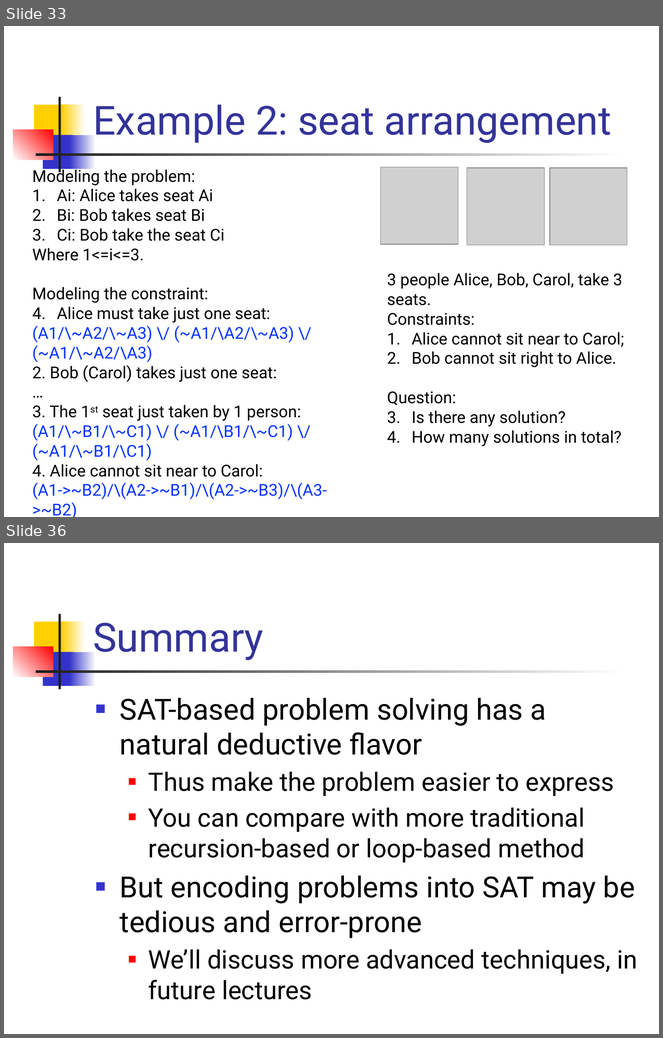
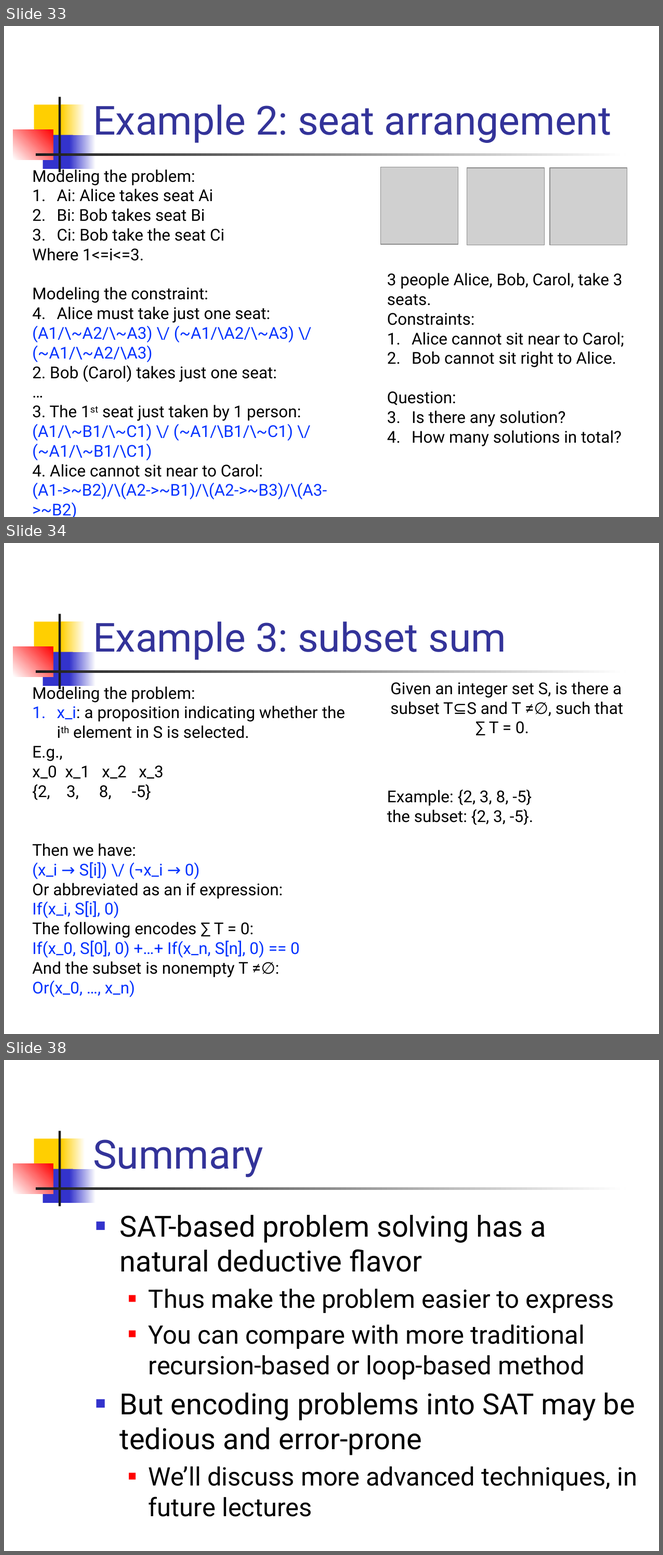
Before and after one commit to csslab-ustc/csslab-ustc.github.io, a slide deck: courses/theory/slides/lec07-sat.pptx. Shown one above the other, each under a label of ours: slides 33 and 36 before the commit, slides 33, 34 and 38 after it; the slides between them are not shown. The pictures are 663x1038 and 663x1555 pixels, drawn with LibreOffice and Linux fonts; fonts in the diff are those of the drawing; grey boxes stand for pictures. Boxes give left, top, right and bottom in pixels: in the first picture for what was removed or moved away, otherwise in the second. Text is boxed around its words. In the diff, an @@ line names an element or a change of style, - is before the commit and + after.

```diff
--- a/courses/theory/slides/lec07-sat.pptx
+++ b/courses/theory/slides/lec07-sat.pptx
@@ slide 34 added at (x1=4, y1=543, x2=659, y2=1034), background #FFFFFF; not listed: 7 template elements that a slide beside it also shows @@
@@ title added at (x1=93, y1=622, x2=506, y2=660), 44 pt, text #333399 @@
+Example 3: subset sum
@@ text added at (x1=390, y1=682, x2=623, y2=734), 18 pt, text #000000 @@
+Given an integer set S, is there a subset T⊆S and T ≠∅, such that
+∑ T = 0.
@@ text added at (x1=32, y1=684, x2=345, y2=997), 18 pt, text #000000 @@
+Modeling the problem:
+1. x_i: a proposition indicating whether the ith element in S is selected.
+E.g.,
+x_0 x_1 x_2 x_3
+{2, 3, 8, -5}
+Then we have:
+(x_i → S[i]) \/ (¬x_i → 0)
+Or abbreviated as an if expression:
+If(x_i, S[i], 0)
+The following encodes ∑ T = 0:
+If(x_0, S[0], 0) +…+ If(x_n, S[n], 0) == 0
+And the subset is nonempty T ≠∅:
+Or(x_0, …, x_n)
@@ text added at (x1=387, y1=789, x2=533, y2=825), 18 pt, text #000000 @@
+Example: {2, 3, 8, -5}
+the subset: {2, 3, -5}.
@@ what was slide 36 is now slide 38 @@
```
Also in this commit, not shown: 2 slides changed, 1 other slide added, 7 other files.
